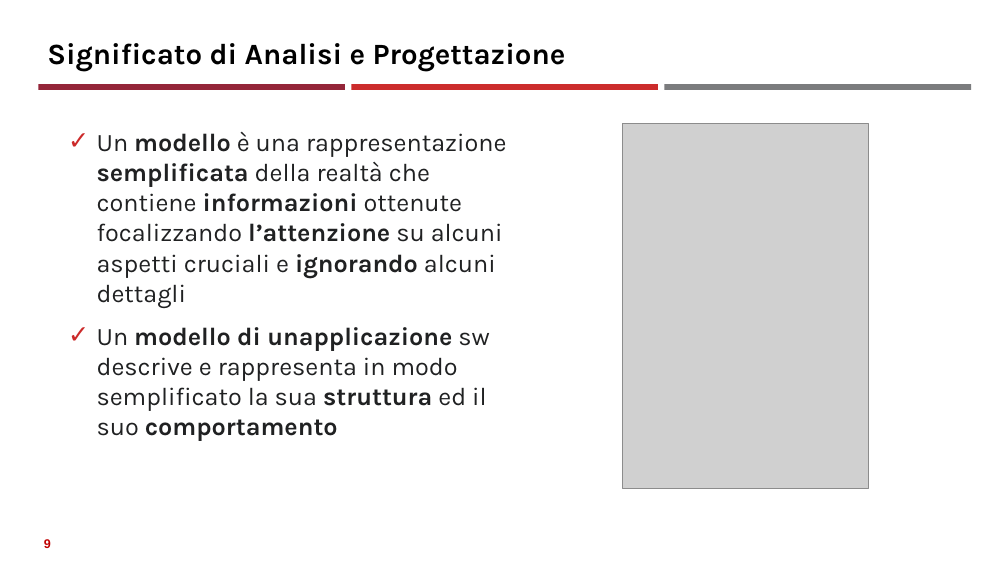
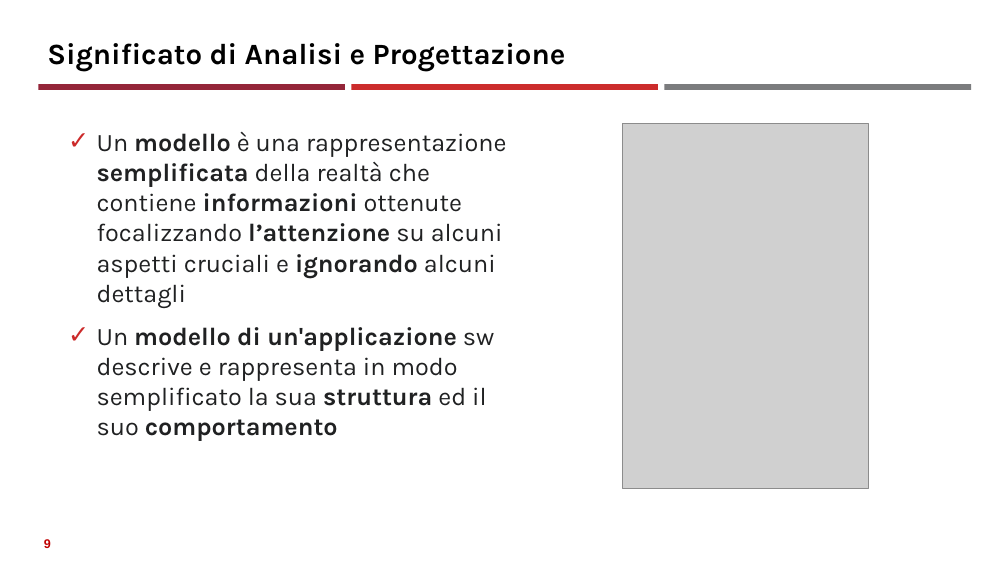
Before and after one commit to neural1977/data_science_interview_material, a slide deck: slide 9 of Assicurazioni/Analisi e progettazione del Software_ita.pptx. Drawn at 1008x567 pixels with LibreOffice and Linux fonts; fonts in the diff are those of the drawing; grey boxes stand for pictures. Boxes give left, top, right and bottom in pixels: in the first picture for what was removed or moved away, otherwise in the second. Text is boxed around its words. In the diff, an @@ line names an element or a change of style, - is before the commit and + after.

```diff
--- a/Assicurazioni/Analisi e progettazione del Software_ita.pptx
+++ b/Assicurazioni/Analisi e progettazione del Software_ita.pptx
@@ text at (x1=97, y1=327, x2=494, y2=441): text changed @@
-✓ Un modello di unapplicazione sw descrive e rappresenta in modo semplificato la sua struttura ed il suo comportamento
+✓ Un modello di un'applicazione sw descrive e rappresenta in modo semplificato la sua struttura ed il suo comportamento
```
Also in this commit, not shown: 1 other slide changed, 4 other files.
